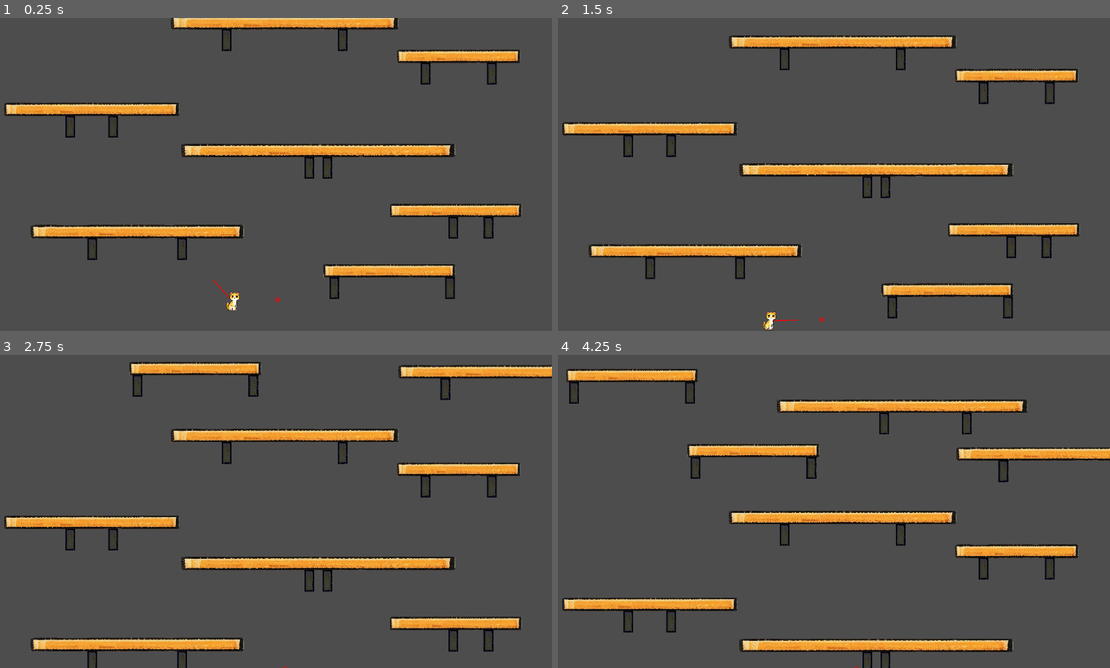
Above: before the commit, frames 1-4 (two rows, left to right).
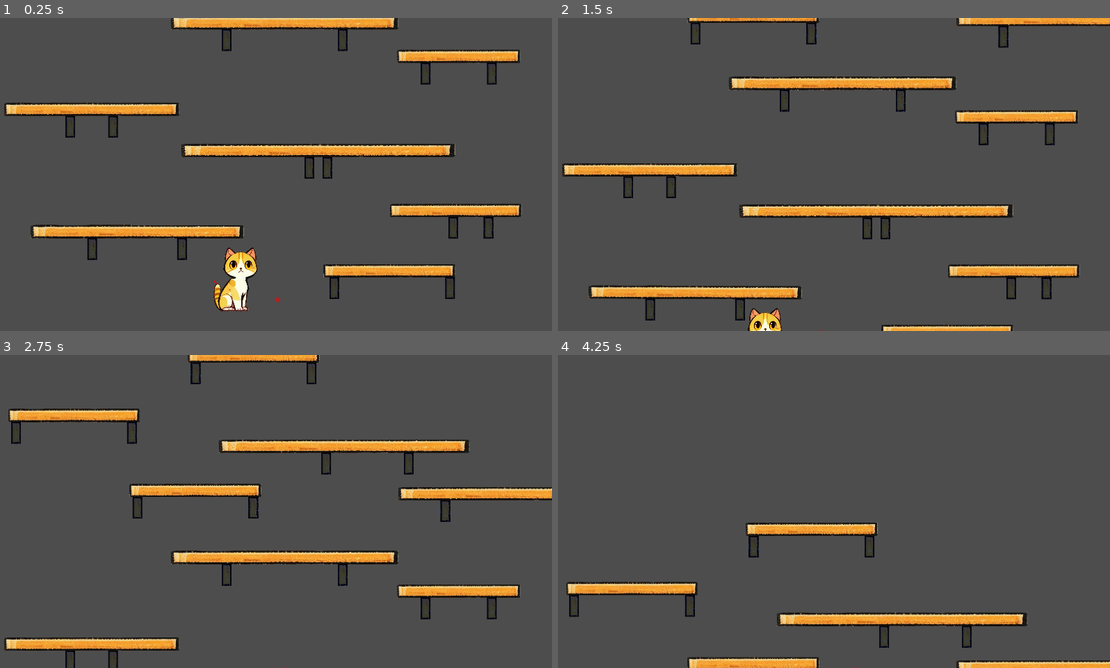
Above: after the commit, the same moments.

Repository: leogeier/ggj24-lasercats
Game: Godot game, scene res://main.tscn
Two runs of this game, one before a commit and one after it. Both use one fixed random seed, a clock stepped at 60 frames per second and the inputs below. The engine's default icon, where the game draws it, is replaced by a stand-in: a white triangle on a blue panel in a dark square.
Inputs (mouse positions are in pixels of both pictures, inside the frame that each line leads up to):
- Up to frame 1 (0.25 s): no input
- Up to frame 2 (1.5 s): tap Enter at 0.5 s; move the mouse to (861, 174) at 0.52 s; hold Up (ui_up) from 0.53 s (still down); move the mouse to (806, 174) at 1.27 s
- Up to frame 3 (2.75 s): keep holding Up (ui_up); move the mouse to (287, 505) at 2.02 s
- Up to frame 4 (4.25 s): keep holding Up (ui_up); move the mouse to (822, 517) at 2.77 s; move the mouse to (872, 514) at 3.52 s

The runs differ from the first frame. In frame 1, 1.1% of the frame differs, in the area x 5-47%, y 66-94%; in frame 2, 24%, in the area x 0-100%, y 0-100%; in frame 3, 20%; in frame 4, 18%.
Error before the commit: Invalid access to property or key 'game_finished' on a base object of type 'null instance'. (res://scenes/cat/cat.gd:103)

Commit message:
camera changes

Diff:
--- a/game/main.tscn
+++ b/game/main.tscn
@@ -1,9 +1,10 @@
-[gd_scene load_steps=7 format=3 uid="uid://dxtqm02dnl42d"]
+[gd_scene load_steps=8 format=3 uid="uid://dxtqm02dnl42d"]
 
 [ext_resource type="PackedScene" uid="uid://bh28ccd421trc" path="res://scenes/cat/cat.tscn" id="1_1cu0m"]
 [ext_resource type="PackedScene" uid="uid://ciacvo6retlhy" path="res://scenes/laserpointer/laserpointer.tscn" id="2_x85f1"]
 [ext_resource type="PackedScene" uid="uid://duehi6pdpwp2t" path="res://scenes/camera/camera.tscn" id="3_l7hjo"]
 [ext_resource type="PackedScene" uid="uid://dgd8s0xnbmy23" path="res://scenes/shelf/Shelf.tscn" id="4_p4kp4"]
+[ext_resource type="PackedScene" uid="uid://bhkn2g6mktugj" path="res://scenes/window/window.tscn" id="5_vdtd7"]
 
 [sub_resource type="PhysicsMaterial" id="PhysicsMaterial_ci8g4"]
 friction = 0.58
@@ -43,29 +44,24 @@
 position = Vector2(552, 737)
 peg_distance = 155.068
 board_width = 1.618
-side_offset = 0.0
 
 [node name="Shelf3" parent="." instance=ExtResource("4_p4kp4")]
 position = Vector2(1177, 457)
 peg_distance = 30.968
 board_width = 2.08
-side_offset = 0.0
 
 [node name="Shelf4" parent="." instance=ExtResource("4_p4kp4")]
 position = Vector2(395, 315)
 peg_distance = 73.761
 board_width = 1.331
-side_offset = 0.0
 
 [node name="Shelf5" parent="." instance=ExtResource("4_p4kp4")]
 position = Vector2(1662, 132)
 peg_distance = 114.414
 board_width = 0.934
-side_offset = 0.0
 
 [node name="Shelf6" parent="." instance=ExtResource("4_p4kp4")]
 position = Vector2(753, -215)
-side_offset = 0.0
 
 [node name="Shelf7" parent="." instance=ExtResource("4_p4kp4")]
 position = Vector2(1347, -368)
@@ -75,18 +71,17 @@
 
 [node name="Shelf8" parent="." instance=ExtResource("4_p4kp4")]
 position = Vector2(334, -474)
-side_offset = 0.0
 
 [node name="Shelf9" parent="." instance=ExtResource("4_p4kp4")]
 position = Vector2(954, -679)
-side_offset = 0.0
 
 [node name="Shelf10" parent="." instance=ExtResource("4_p4kp4")]
 position = Vector2(1061, 16)
 board_width = 1.728
-side_offset = 0.0
 
 [node name="Shelf11" parent="." instance=ExtResource("4_p4kp4")]
 position = Vector2(1816, -204)
 board_width = 1.596
-side_offset = 0.0
+
+[node name="Window" parent="." instance=ExtResource("5_vdtd7")]
+position = Vector2(971, -882)
--- a/game/scenes/camera/camera.gd
+++ b/game/scenes/camera/camera.gd
@@ -8,12 +8,19 @@
 func _ready():
 	kitty = get_tree().get_first_node_in_group("cat")
 	var end_window = get_tree().get_first_node_in_group("window")
-	end_window.game_finished.connect(end_game)
+	if end_window:
+		end_window.game_finished.connect(end_game)
 	start_position = position
 
 func end_game():
 	finished = true
-	self.position = start_position
+	await get_tree().create_timer(2).timeout
+	position_smoothing_enabled = false
+	var tween = get_tree().create_tween()
+	tween.set_ease(Tween.EASE_IN_OUT)
+	tween.set_trans(Tween.TRANS_SINE)
+	tween.tween_property(self, "position", start_position, 4)
+	#self.position = start_position
 
 # Called every frame. 'delta' is the elapsed time since the previous frame.
 func _process(delta):
@@ -29,7 +36,7 @@
 
 func move_camera():
 	var new_position = kitty.position.y
-	new_position += self.get_half_extent().y / 3
+	new_position -= self.get_half_extent().y * 0.1
 	# negative is up, so use the "min" to ensure the camera never goes down!
 	position.y = min(new_position, position.y)
 
--- a/game/scenes/camera/camera.tscn
+++ b/game/scenes/camera/camera.tscn
@@ -4,5 +4,5 @@
 
 [node name="Camera" type="Camera2D" groups=["camera"]]
 position_smoothing_enabled = true
-position_smoothing_speed = 1.0
+position_smoothing_speed = 2.0
 script = ExtResource("1_nibee")
--- a/game/scenes/cat/cat.gd
+++ b/game/scenes/cat/cat.gd
@@ -10,6 +10,7 @@
 
 var last_laser_pointer_position = Vector2.ZERO
 var laser_pointer
+var highest_ground_position = Vector2.ZERO
 
 func end_game():
 	set_deferred("freeze", true)
@@ -86,6 +87,7 @@
 	if is_on_ground() and not was_on_ground:
 		start_jump_cooldown()
 	was_on_ground = is_on_ground()
+	highest_ground_position = highest_ground_position if highest_ground_position.y < position.y else position
 
 #var x = [0,0,0,0,0,0,0,0,0,0,0,0,0,0,0,0,0,0,0,0,0,0,0,0,0,0,0,0,0,0]
 func _process(_delta):
@@ -100,4 +102,5 @@
 	laser_pointer.position_changed.connect(_on_laser_pointer_position_changed)
 
 	var end_window = get_tree().get_first_node_in_group("window")
-	end_window.game_finished.connect(end_game)
+	if end_window:
+		end_window.game_finished.connect(end_game)
--- a/game/scenes/cat/cat.tscn
+++ b/game/scenes/cat/cat.tscn
@@ -40,15 +40,15 @@
 }]
 
 [sub_resource type="CapsuleShape2D" id="CapsuleShape2D_r2qut"]
-radius = 18.19
-height = 64.0
+radius = 63.0
+height = 234.0
 
 [sub_resource type="RectangleShape2D" id="RectangleShape2D_xupk3"]
 size = Vector2(64, 1)
 
 [sub_resource type="CapsuleShape2D" id="CapsuleShape2D_fi3d3"]
-radius = 195.0
-height = 496.0
+radius = 276.0
+height = 774.0
 
 [node name="Cat" type="RigidBody2D" groups=["cat"]]
 position = Vector2(1, 0)
@@ -62,14 +62,15 @@
 
 [node name="Icon" type="AnimatedSprite2D" parent="."]
 unique_name_in_owner = true
-position = Vector2(-4, 0)
-scale = Vector2(0.06, 0.06)
+position = Vector2(-11, -76)
+scale = Vector2(0.201786, 0.201786)
 sprite_frames = SubResource("SpriteFrames_6udcb")
 animation = &"idle"
 frame_progress = 0.19361
 
 [node name="CollisionShape2D" type="CollisionShape2D" parent="."]
 unique_name_in_owner = true
+position = Vector2(0, -87)
 shape = SubResource("CapsuleShape2D_r2qut")
 
 [node name="GroundCheck" type="Area2D" parent="."]
@@ -85,7 +86,8 @@
 collision_mask = 2
 
 [node name="CollisionShape2D" type="CollisionShape2D" parent="LaserCheck"]
-position = Vector2(-1, -157)
+position = Vector2(-2, -238)
+rotation = 1.57079
 shape = SubResource("CapsuleShape2D_fi3d3")
 
 [node name="JumpTimer" type="Timer" parent="."]
--- a/game/scenes/laserpointer/laserpointer.gd
+++ b/game/scenes/laserpointer/laserpointer.gd
@@ -13,7 +13,8 @@
 	last_position = get_laser_position()
 
 	var end_window = get_tree().get_first_node_in_group("window")
-	end_window.game_finished.connect(end_game)
+	if end_window:
+		end_window.game_finished.connect(end_game)
 
 func end_game():
 	finished = true
--- a/game/scenes/shelf/Shelf.tscn
+++ b/game/scenes/shelf/Shelf.tscn
@@ -17,7 +17,6 @@
 
 [node name="Shelf" type="Node2D"]
 script = ExtResource("1_hlisx")
-side_offset = null
 
 [node name="board" type="RigidBody2D" parent="."]
 unique_name_in_owner = true
